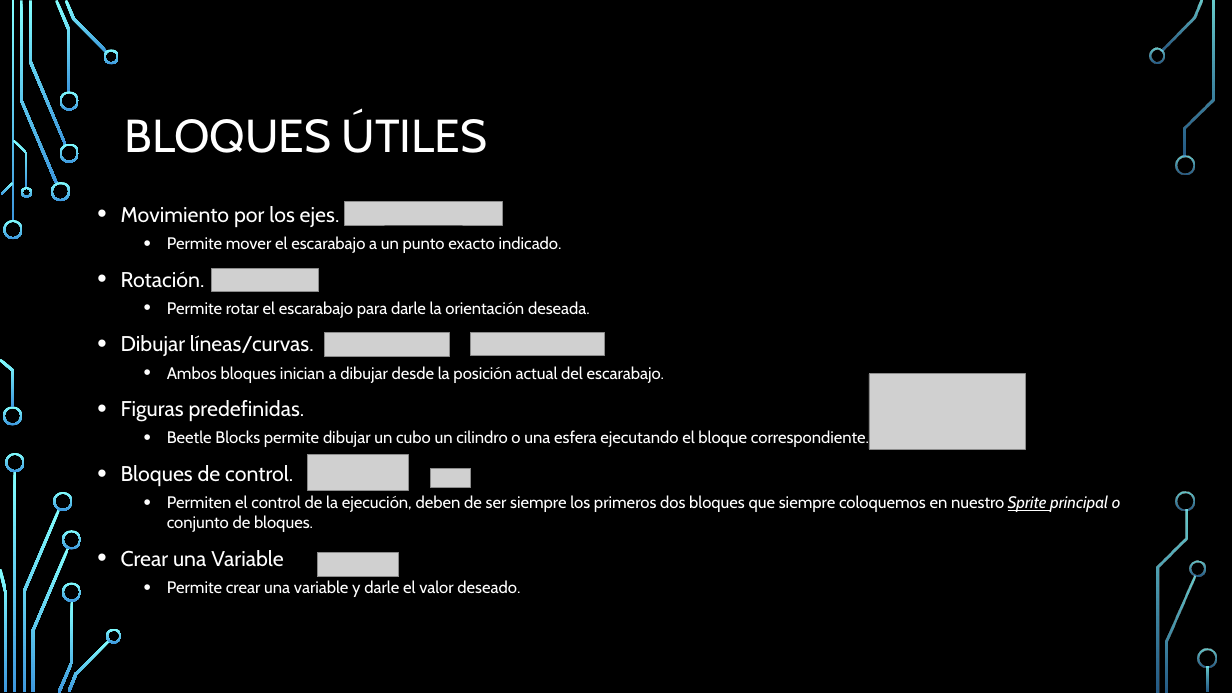
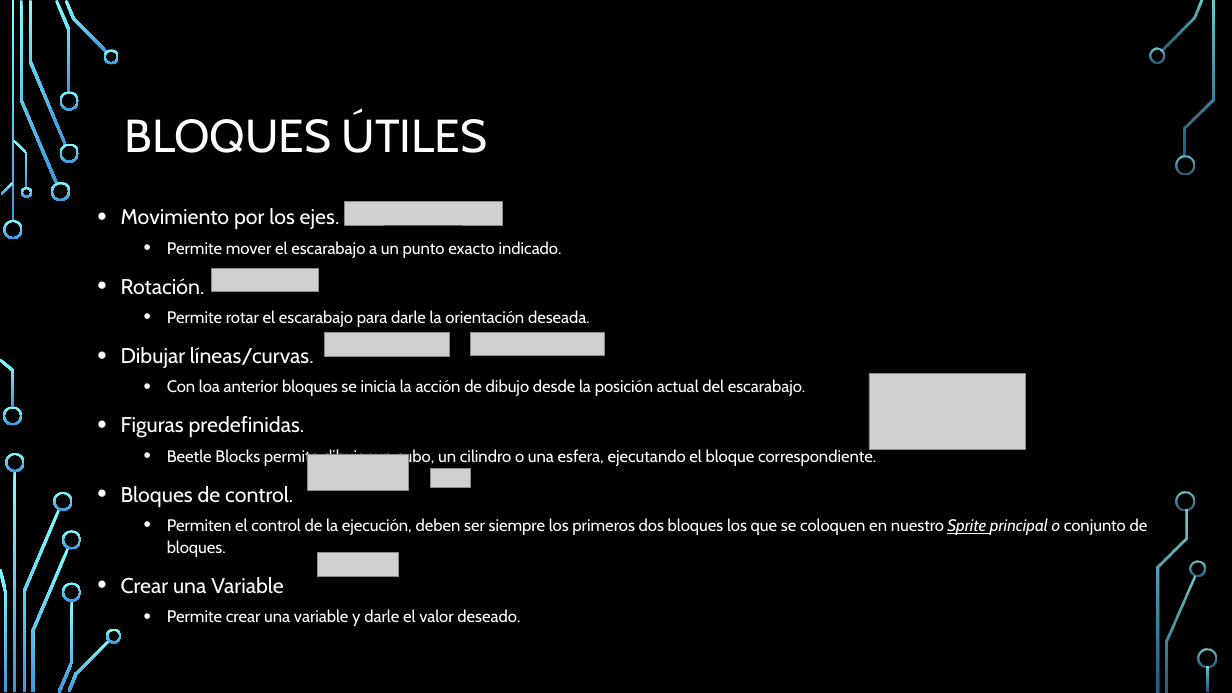
Before and after one commit to jonyB0B/MemoriaTFG-JonatanSantanaPero, a slide deck: slide 6 of Talleres/Taller1.pptx. Drawn at 1232x693 pixels with LibreOffice and Linux fonts; fonts in the diff are those of the drawing; grey boxes stand for pictures; background and template pictures are left out. Boxes give left, top, right and bottom in pixels: in the first picture for what was removed or moved away, otherwise in the second. Text is boxed around its words. In the diff, an @@ line names an element or a change of style, - is before the commit and + after.

```diff
--- a/Talleres/Taller1.pptx
+++ b/Talleres/Taller1.pptx
@@ text at [121,208,590,626]: line spacing 1 to 1.1 @@
@@ text at [167,379,806,396]: text changed @@
-  • Ambos bloques inician a dibujar desde la posición actual del escarabajo.
+  • Con loa anterior bloques se inicia la acción de dibujo desde la posición actual del escarabajo.
@@ text at [167,448,876,466]: text changed @@
-  • Beetle Blocks permite dibujar un cubo un cilindro o una esfera ejecutando el bloque correspondiente.
+  • Beetle Blocks permite dibujar un cubo, un cilindro o una esfera, ejecutando el bloque correspondiente.
@@ text at [167,518,1148,557]: text changed @@
-  • Permiten el control de la ejecución, deben de ser siempre los primeros dos bloques que siempre coloquemos en nuestro Sprite principal o conjunto de bloques.
+  • Permiten el control de la ejecución, deben ser siempre los primeros dos bloques los que se coloquen en nuestro Sprite principal o conjunto de bloques.
```
Also in this commit, not shown: 7 other slides changed, 23 other files.
